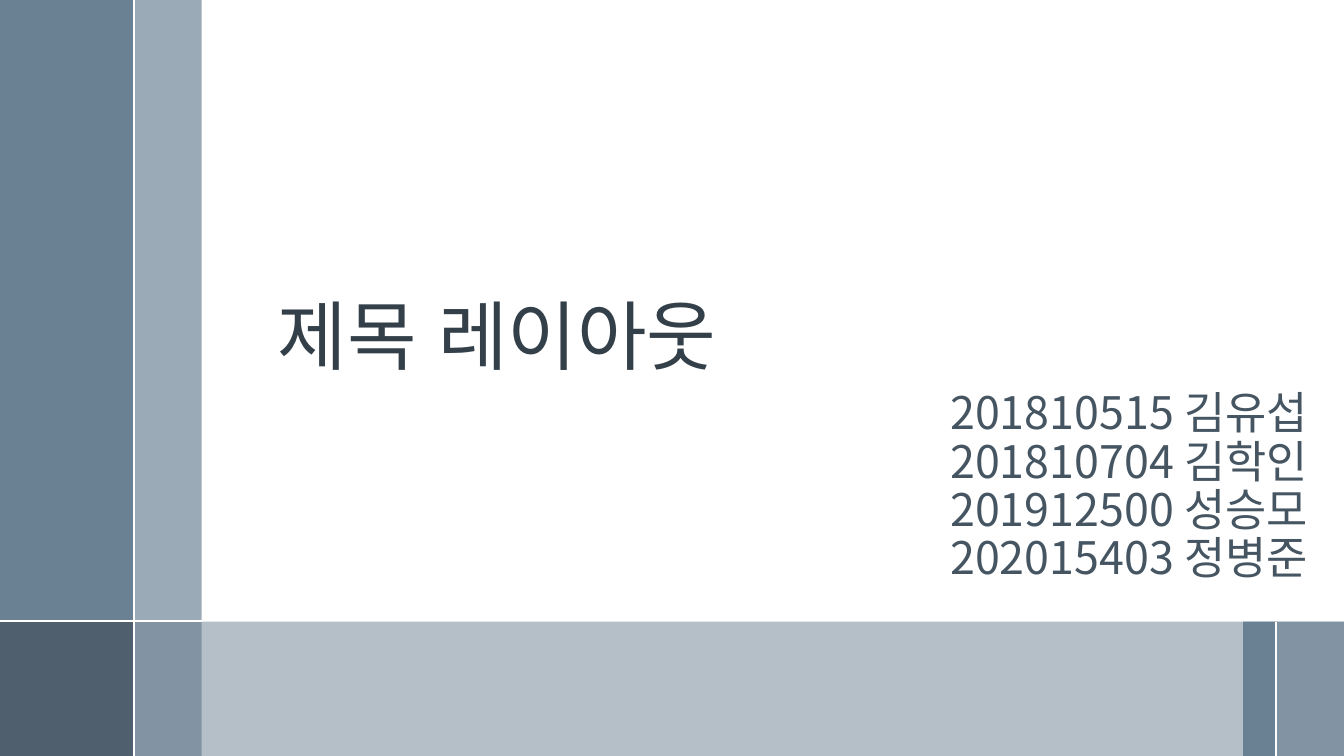
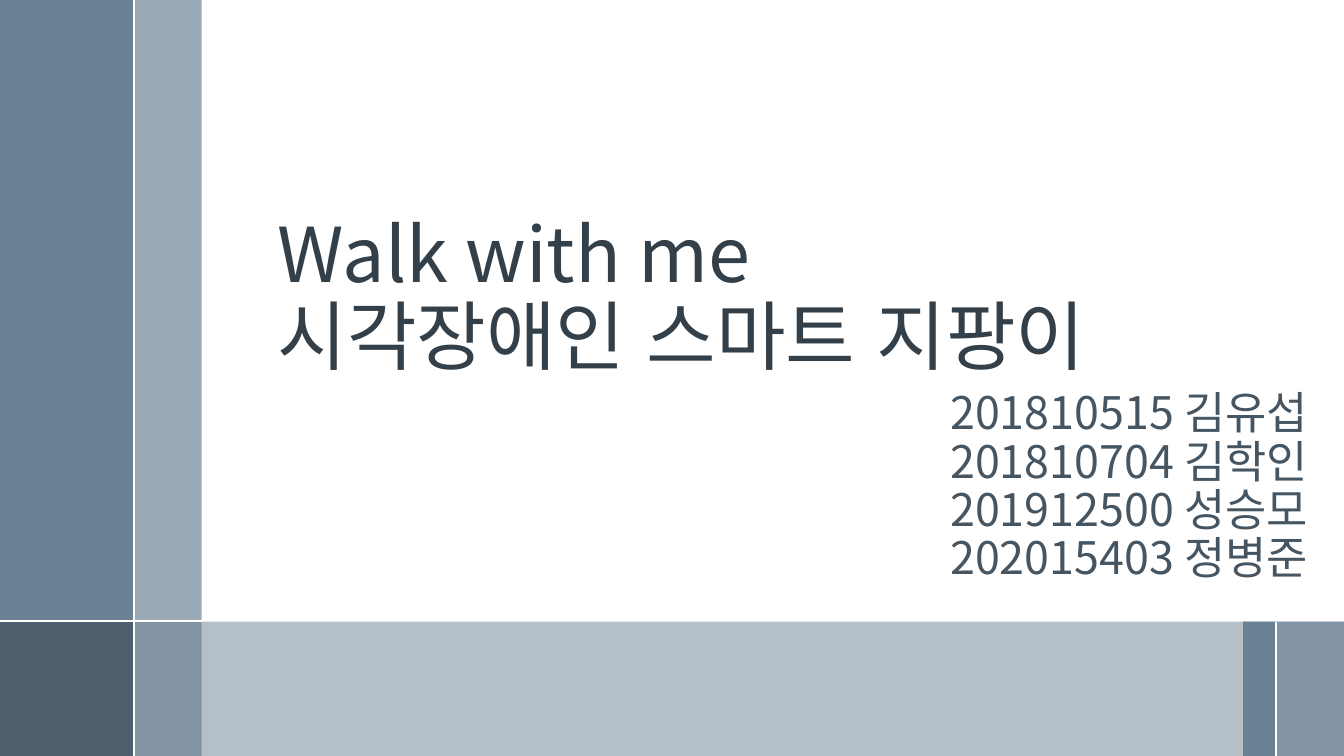
Before and after one commit to Rure00/Capstone_Project, a slide deck: slide 1 of 연구계획/4조_연구계획.pptx. Drawn at 1344x756 pixels with LibreOffice and Linux fonts; fonts in the diff are those of the drawing. Boxes give left, top, right and bottom in pixels: in the first picture for what was removed or moved away, otherwise in the second. Text is boxed around its words. In the diff, an @@ line names an element or a change of style, - is before the commit and + after.

```diff
--- a/연구계획/4조_연구계획.pptx
+++ b/연구계획/4조_연구계획.pptx
@@ title at box(278, 222, 1086, 370): text changed @@
-제목 레이아웃
+Walk with me
+시각장애인 스마트 지팡이
```
